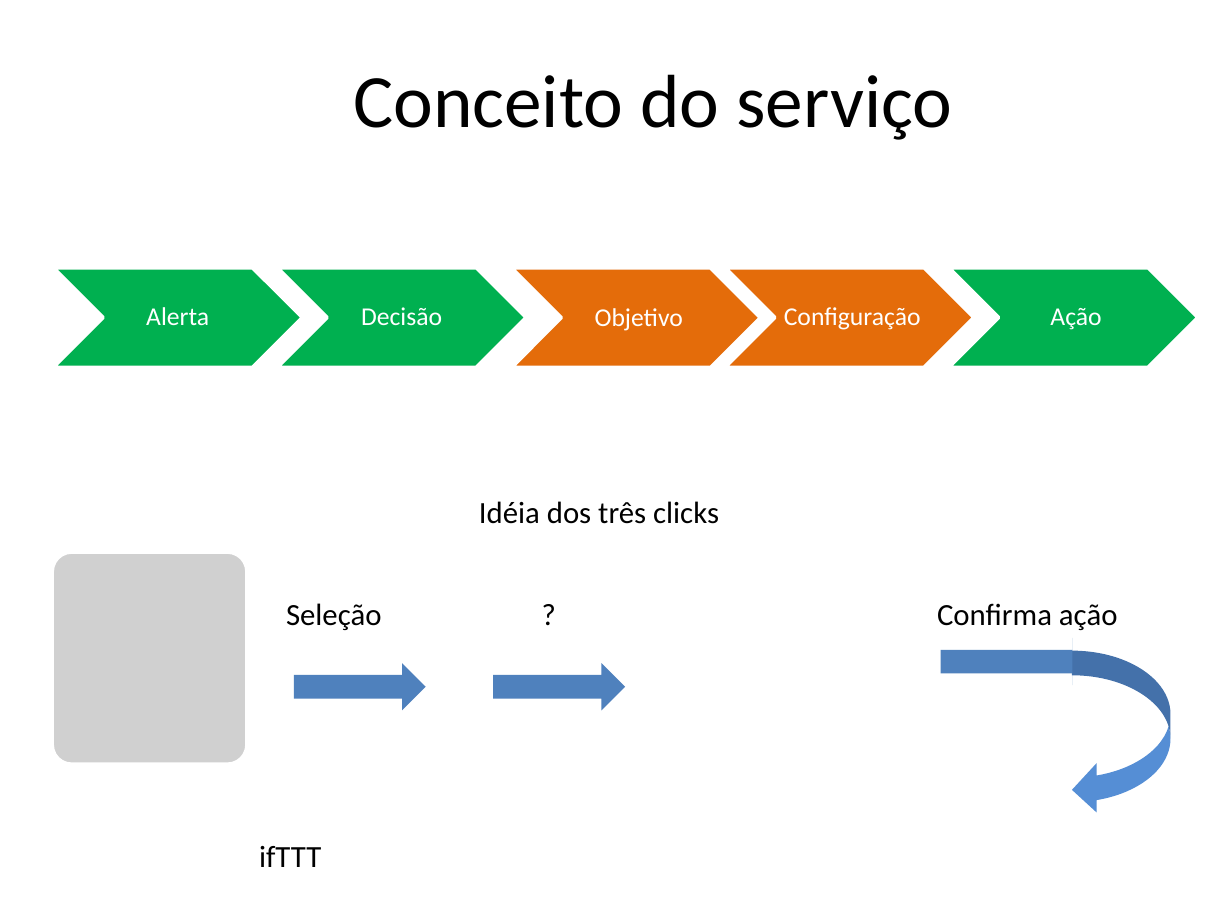
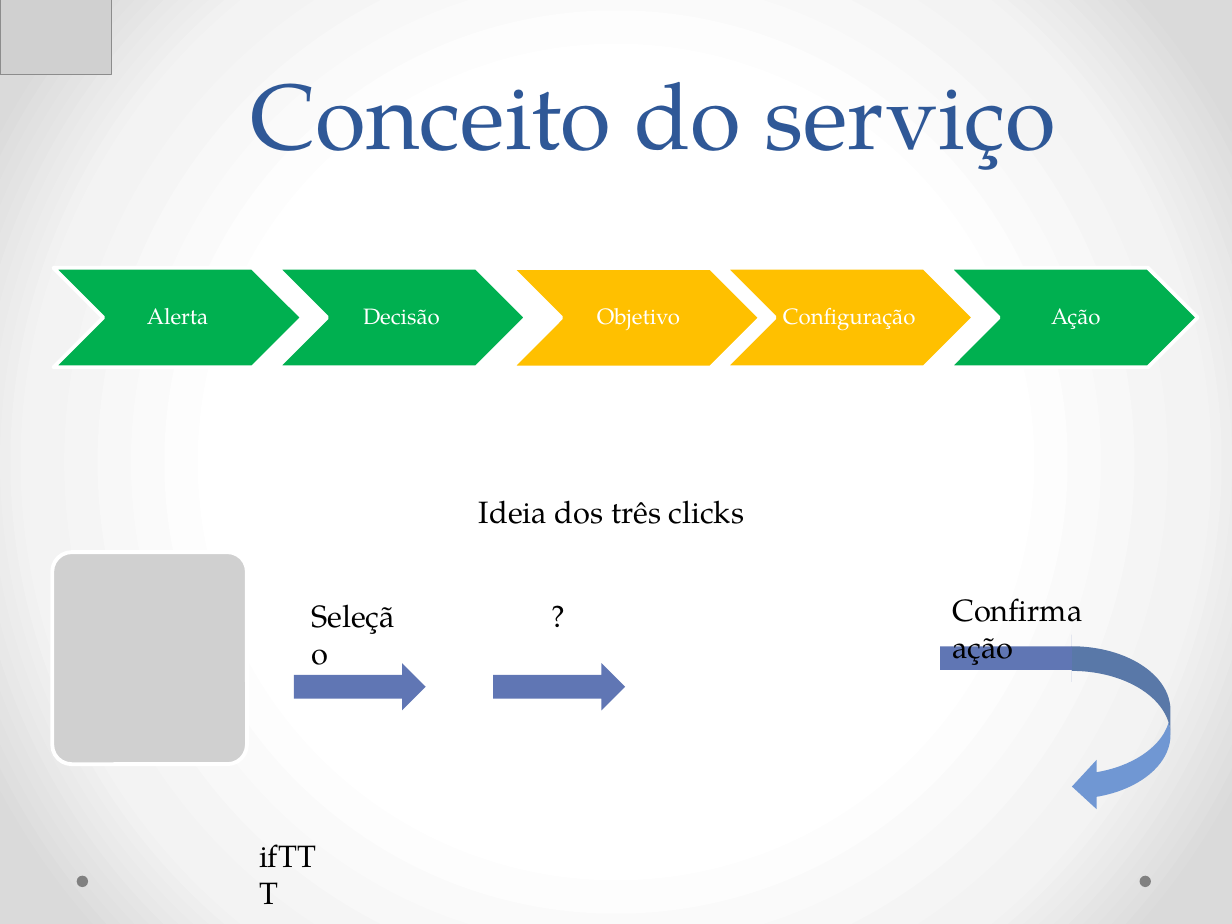
Before and after one commit to Neimarmg/TCC, a slide deck: slide 3 of Ppt.pptx (slide 2 before the commit). Drawn at 1232x924 pixels with LibreOffice and Linux fonts; fonts in the diff are those of the drawing; grey boxes stand for pictures. Boxes give left, top, right and bottom in pixels: in the first picture for what was removed or moved away, otherwise in the second. Text is boxed around its words. In the diff, an @@ line names an element or a change of style, - is before the commit and + after.

```diff
--- a/Ppt.pptx
+++ b/Ppt.pptx
@@ background #FFFFFF to gradient #FFFFFF to #F4F4F4 to #DADADA @@
@@ picture added at bbox=[0, 0, 112, 74] @@
@@ title "Conceito do serviço" at bbox=[250, 82, 1057, 170]: size 44 to 54 pt, font Calibri to TeX Gyre Pagella, text colour #000000 to #2F5897; line spacing 1 to 58pt; vertical alignment middle to bottom @@
@@ outline #FFFFFF 2 pt to #FFFFFF 2.25 pt in 3 elements at bbox=[277, 267, 526, 367], bbox=[949, 267, 1198, 367], bbox=[53, 267, 302, 367] @@
@@ chevron at bbox=[511, 269, 760, 368]: fill #E46C0A to #FFC000; outline #FFFFFF 2 pt to #FFFFFF 2.25 pt @@
@@ chevron at bbox=[726, 267, 975, 367]: fill #E46C0A to #FFC000; outline #FFFFFF 2 pt to #FFFFFF 2.25 pt @@
@@ size 15 to 13 pt, font Calibri to TeX Gyre Pagella in 5 elements at bbox=[147, 308, 208, 325], bbox=[363, 308, 440, 325], bbox=[597, 308, 680, 330], bbox=[783, 308, 916, 331], bbox=[1051, 308, 1101, 329] @@
@@ text at bbox=[479, 500, 745, 524]: text changed; font Calibri to TeX Gyre Pagella @@
-Idéia dos três clicks
+Ideia dos três clicks
@@ text "Seleção": place and size @@
-text "Seleção" at bbox=[286, 603, 382, 630]
+text "Seleção" at bbox=[299, 590, 421, 639]
@@ font Calibri to TeX Gyre Pagella in 4 elements at bbox=[246, 830, 334, 880], bbox=[952, 598, 1082, 665], bbox=[299, 590, 421, 639], bbox=[540, 590, 579, 639] @@
@@ text "?": place and size @@
-text "?" at bbox=[530, 588, 569, 637]
+text "?" at bbox=[540, 590, 579, 639]
@@ text "Confirma ação": place and size @@
-text "Confirma ação" at bbox=[937, 603, 1118, 630]
+text "Confirma ação" at bbox=[952, 598, 1082, 665]
@@ fill #4F81BD to #6076B4 in 3 elements at bbox=[294, 663, 426, 710], bbox=[493, 663, 625, 710], bbox=[940, 634, 1072, 681] @@
@@ right arrow: place and size @@
-right arrow at bbox=[940, 638, 1072, 685]
+right arrow at bbox=[940, 634, 1072, 681]
@@ curved left arrow at bbox=[1072, 647, 1170, 812]: fill #558ED5 to #7097D3 @@
@@ ellipse added at bbox=[76, 876, 87, 887], fill #808080 @@
@@ ellipse added at bbox=[1140, 876, 1151, 887], fill #808080 @@
```
Also in this commit, not shown: 3 other slides changed, 2 slides added, 2 slides removed.
